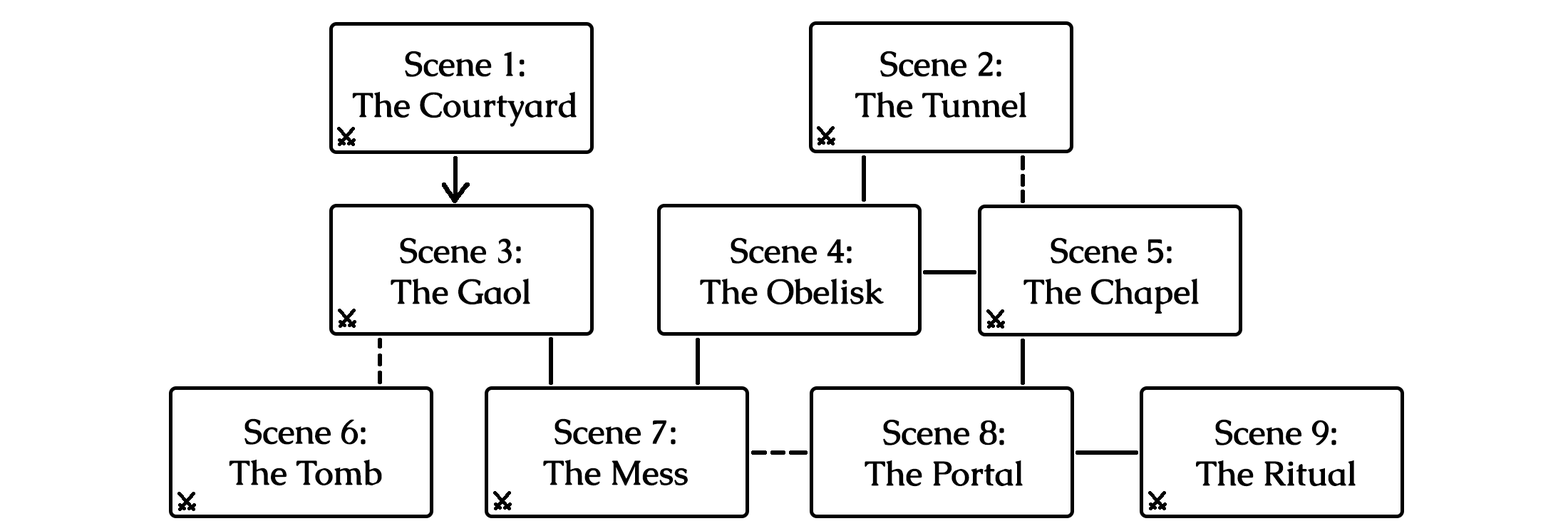
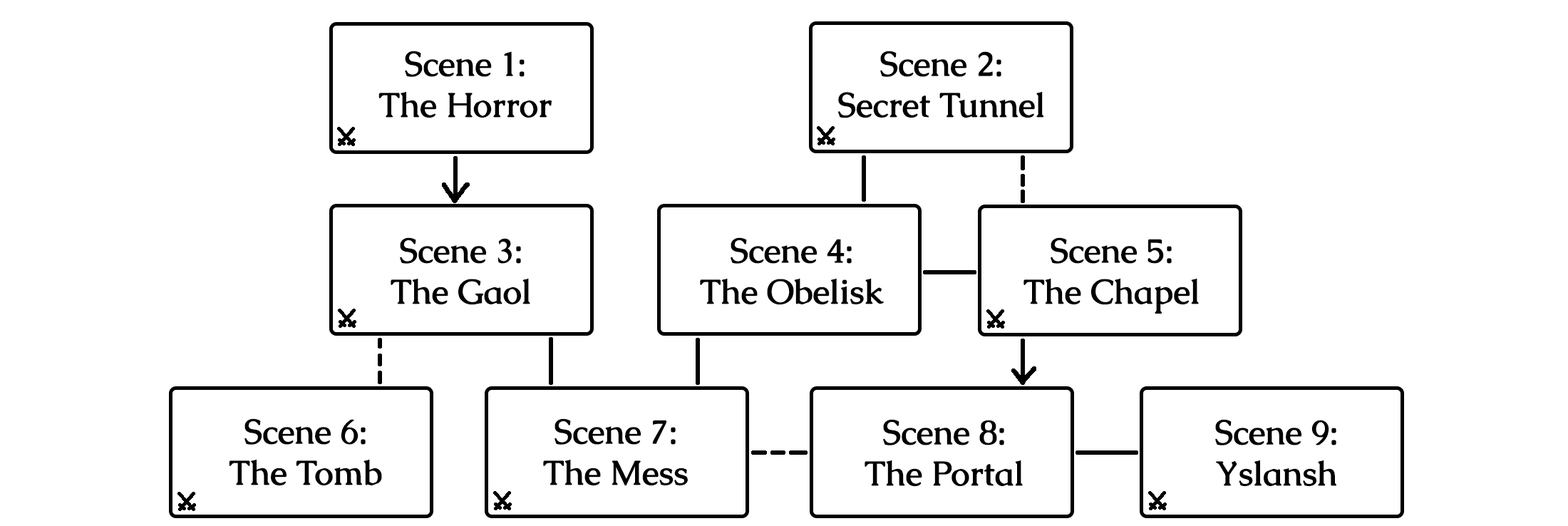
Before/after of a 1568 x 526 layered artwork. What changed in the layer stack:
renamed "Scene 1: The Courtyard" to "Scene 1: The Horror", painted on it over [left=352, top=91, right=577, bottom=127]
renamed "Scene 2: The Tunnel" to "Scene 2: Secret Tunnel", painted on it over [left=838, top=91, right=1045, bottom=119]
renamed "Scene 9: The Ritual" to "Scene 9: Yslansh", painted on it over [left=1195, top=459, right=1356, bottom=487]
painted on "nodes" over [left=1011, top=366, right=1037, bottom=384]
